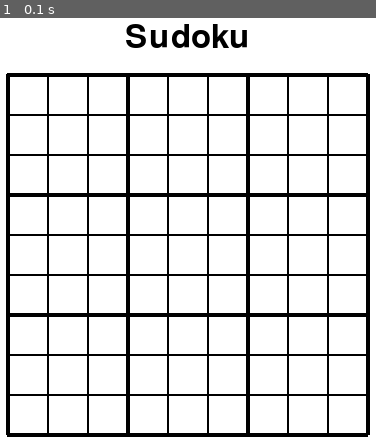
Above: before the commit, frame 1.
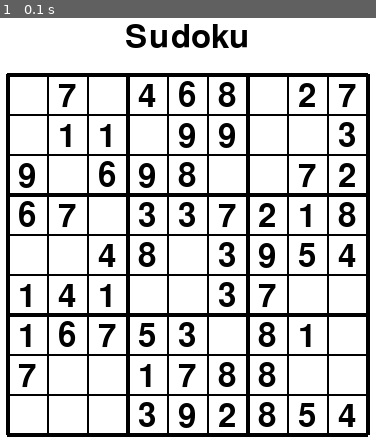
Above: after the commit, the same moment.

Repository: MrReedQEGS/Pygame-Sudoku
Game: pygame game, started from main.py
Same seed, same stepped clock (60 frames per second), same inputs: the game is played once before the commit and once after it.
Inputs:
- Up to frame 1 (0.1 s): no input

The runs differ from the first frame. In frame 1, 7.9% of the frame differs, in the area x 5-95%, y 14-97%.

Commit message:
Update main.py

Diff:
--- a/main.py
+++ b/main.py
@@ -1,4 +1,4 @@
-import pygame
+import pygame,random
 import sys
 
 # --- Config ---
@@ -33,37 +33,77 @@
 
 WHITE = (255, 255, 255)
 BLACK = (0, 0, 0)
+Y_PADDING = 6
+
+theNumbers = []
+
+
+#It is not a valid grid in terms of game play.  This is just a test function to allow me to
+#make sure the numbers line up when it is all printed out.
+def RandomGrid():
+  for i in range(GRID_SIZE):
+    newRow = []
+    for j in range(GRID_SIZE):
+      newRow.append(random.randint(1,9))
+    theNumbers.append(newRow)
+
+def RemoveRandomOnes():
+  for i in range(30):
+    j = random.randint(0,8)
+    i = random.randint(0,8)
+    theNumbers[j][i] = ""
+
+def PrintGrid():
+  for i in range(GRID_SIZE):
+    print(theNumbers[i])
+
+
+def DrawGrid():
+  # Grid lines: 9x9 cells -> 10 lines each direction
+  for i in range(GRID_SIZE + 1):
+    x = grid_x0 + i * CELL_SIZE
+    y = grid_y0 + i * CELL_SIZE
+
+
+    #The sudoku grid has some lines thicker than others!
+    lineThickness = LINE_THICKNESS_THIN
+    if(i % 3 == 0):
+      lineThickness = LINE_THICKNESS_THICK
+
+    # vertical line
+    pygame.draw.line(screen, BLACK, (x, grid_y0), (x, grid_y0 + GRID_H), lineThickness)
+    # horizontal line
+    pygame.draw.line(screen, BLACK, (grid_x0, y), (grid_x0 + GRID_W, y), lineThickness)
+
+def DrawNumbers():
+  for j in range(GRID_SIZE):
+    for i in range(GRID_SIZE):
+      number_surf = font.render(str(theNumbers[j][i]), True, (0, 0, 0))
+      number_rect = number_surf.get_rect(center=(grid_x0 + CELL_SIZE//2 + i*CELL_SIZE, grid_y0 + Y_PADDING  + j*CELL_SIZE + number_surf.get_height() // 2))
+      screen.blit(number_surf, number_rect)
+
+
 
 running = True
+RandomGrid()
+RemoveRandomOnes()
+PrintGrid()
 while running:
-    for event in pygame.event.get():
-        if event.type == pygame.QUIT:
-            running = False
+  for event in pygame.event.get():
+    if event.type == pygame.QUIT:
+      running = False
 
-    # Background
-    screen.fill(WHITE)
+  # Background
+  screen.fill(WHITE)
 
-    # Text (centered above grid)
-    screen.blit(text_surf, text_rect)
+  # Text (centered above grid)
+  screen.blit(text_surf, text_rect)
 
-    # Grid lines: 9x9 cells -> 10 lines each direction
-    for i in range(GRID_SIZE + 1):
-        x = grid_x0 + i * CELL_SIZE
-        y = grid_y0 + i * CELL_SIZE
+  DrawGrid()
+  DrawNumbers()
 
-
-        #The sudoku grid has some lines thicker than others!
-        lineThickness = LINE_THICKNESS_THIN
-        if(i % 3 == 0):
-          lineThickness = LINE_THICKNESS_THICK
-
-        # vertical line
-        pygame.draw.line(screen, BLACK, (x, grid_y0), (x, grid_y0 + GRID_H), lineThickness)
-        # horizontal line
-        pygame.draw.line(screen, BLACK, (grid_x0, y), (grid_x0 + GRID_W, y), lineThickness)
-
-    pygame.display.flip()
-    clock.tick(FPS)
+  pygame.display.flip()
+  clock.tick(FPS)
 
 pygame.quit()
 sys.exit()
